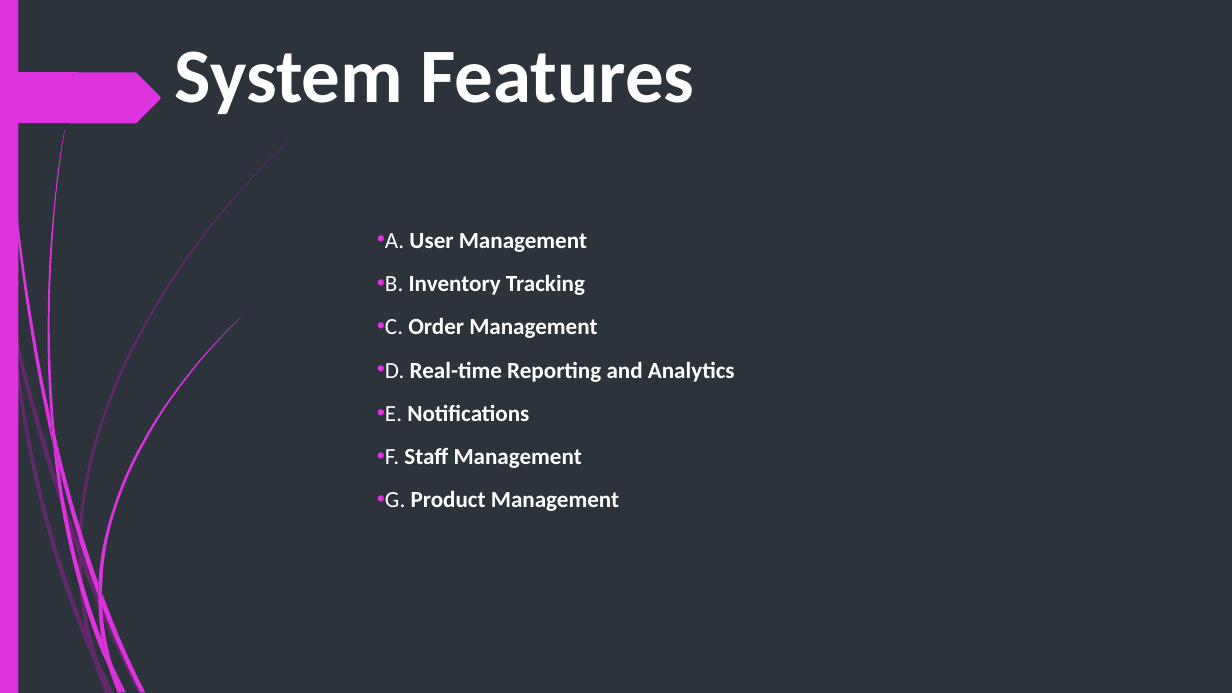
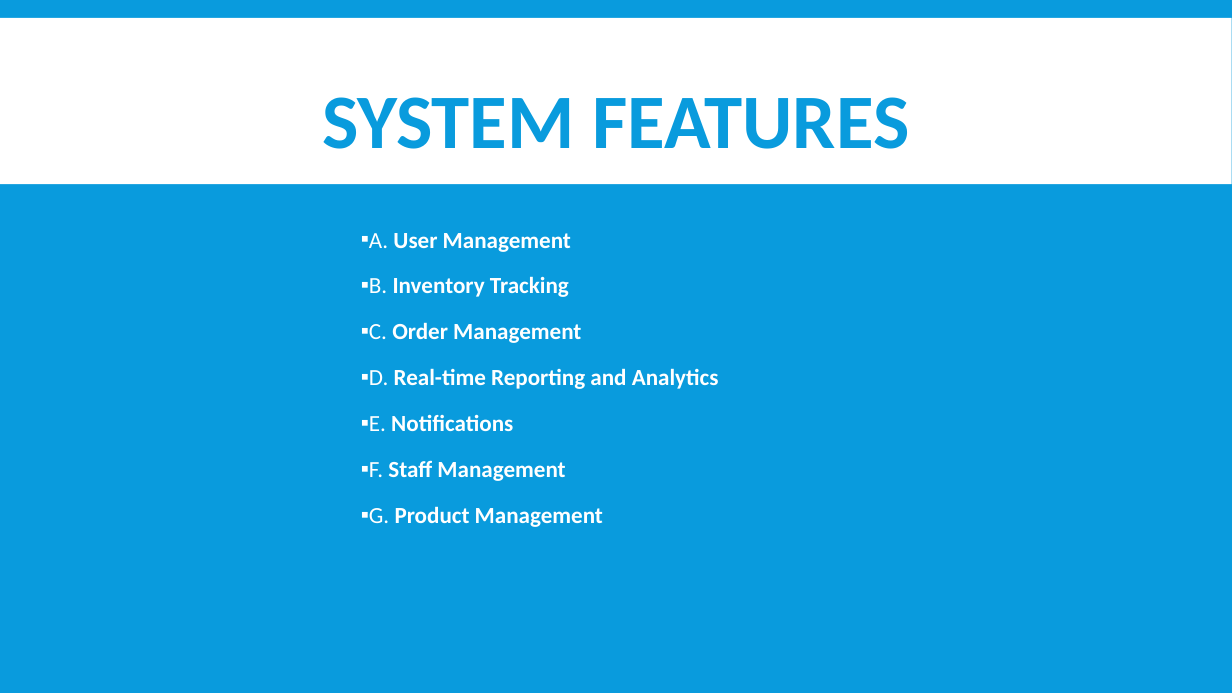
Before and after one commit to abcereno/miniproject1, a slide deck: slide 6 of MINI PROJECT 1 final.pptx. Drawn at 1232x693 pixels with LibreOffice and Linux fonts; fonts in the diff are those of the drawing. Boxes give left, top, right and bottom in pixels: in the first picture for what was removed or moved away, otherwise in the second. Text is boxed around its words. In the diff, an @@ line names an element or a change of style, - is before the commit and + after.

```diff
--- a/MINI PROJECT 1 final.pptx
+++ b/MINI PROJECT 1 final.pptx
@@ background #2C333A to #099BDD @@
@@ rectangle removed at [0, 0, 18, 693] @@
@@ rectangle added at [0, 18, 1232, 184], fill #FFFFFF @@
@@ freeform shape removed at [0, 72, 161, 123] @@
@@ title at [322, 97, 909, 149]: text changed; text colour #FFFFFF to #099BDD @@
-System Features
+SYSTEM FEATURES
@@ text "A. User Management" at [369, 233, 719, 527]: bullet • to ▪; more space between paragraphs; bullet colour #DE32DE to #FFFFFF @@
@@ group removed at [0, 141, 288, 693]: 10 freeform shapes @@
@@ group removed at [3, 0, 240, 693]: 12 freeform shapes @@
```
Also in this commit, not shown: 19 other slides changed, 2 slides added, 1 slide removed.
